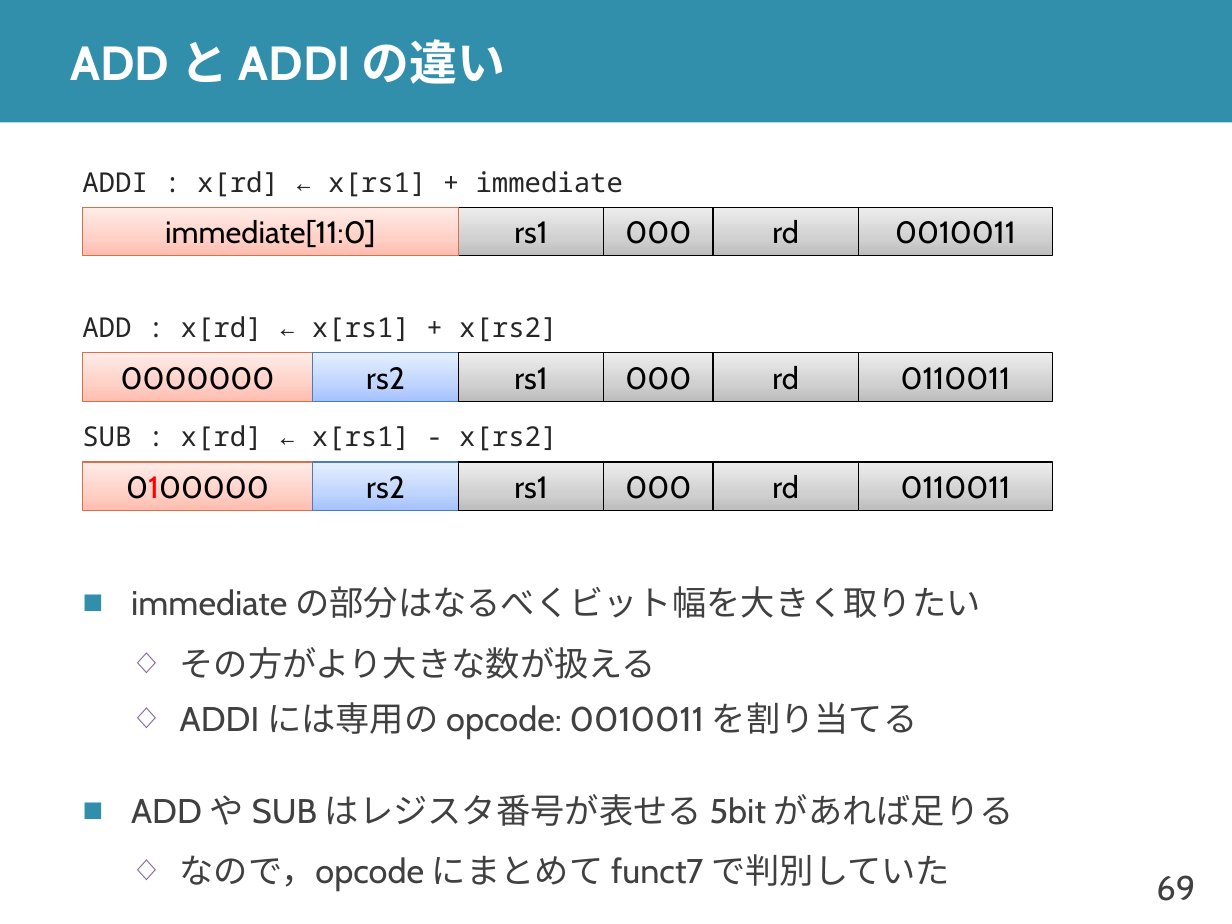
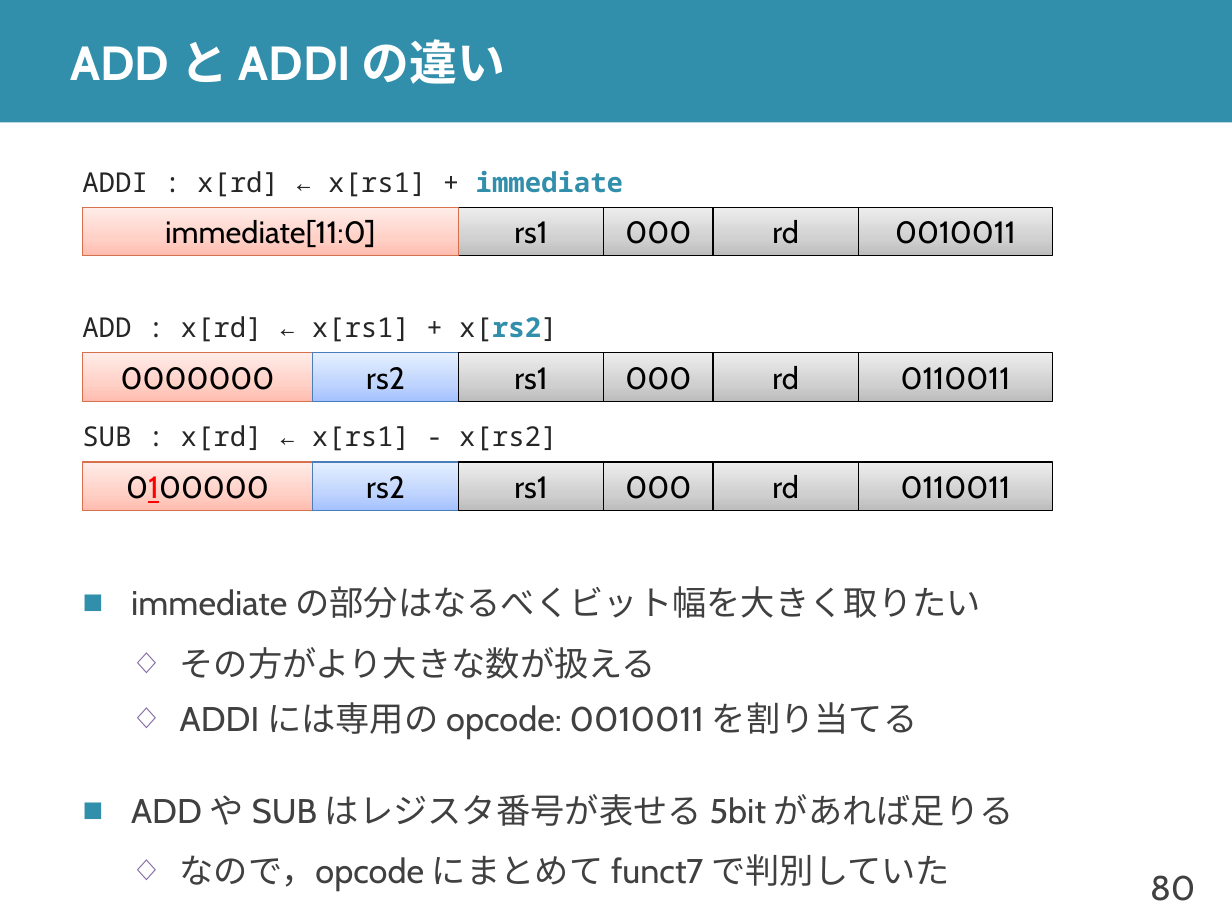
Before and after one commit to shioyadan/advanced-computer-organization, a slide deck: slide 80 of aco-shioya-01.pptx (slide 69 before the commit). Drawn at 1232x924 pixels with LibreOffice and Linux fonts; fonts in the diff are those of the drawing. Boxes give left, top, right and bottom in pixels: in the first picture for what was removed or moved away, otherwise in the second. Text is boxed around its words. In the diff, an @@ line names an element or a change of style, - is before the commit and + after.

```diff
--- a/aco-shioya-01.pptx
+++ b/aco-shioya-01.pptx
@@ text "ADDI : x[rd] ← x[rs1] ..." at box(82, 171, 623, 197): text colour #262626 to #328FAC, bold on in "immediate" @@
@@ text "ADD : x[rd] ← x[rs1] ..." at box(82, 316, 557, 342): text colour #262626 to #328FAC, bold on in "x[rs2]" @@
@@ rectangle "0100000" at box(83, 462, 313, 510): underline on in "0100000" @@
@@ page number at box(1150, 875, 1195, 901): text changed @@
-69
+80
```
Also in this commit, not shown: 5 other slides changed, 12 slides added, 1 slide removed, 1 other file.
